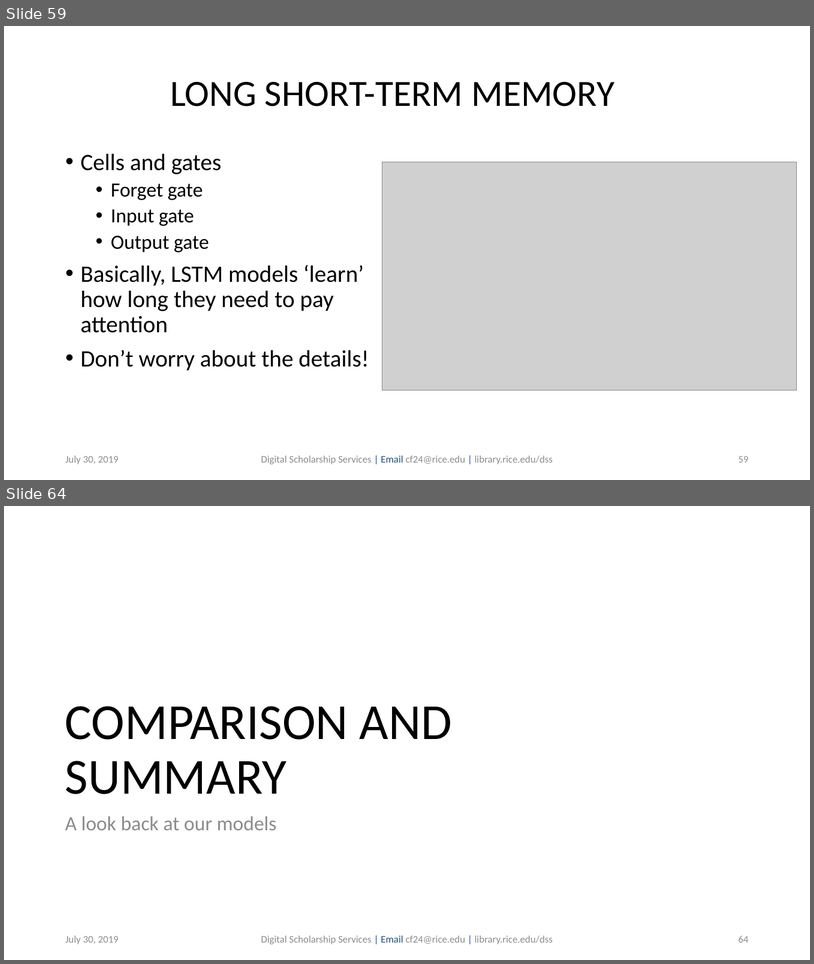
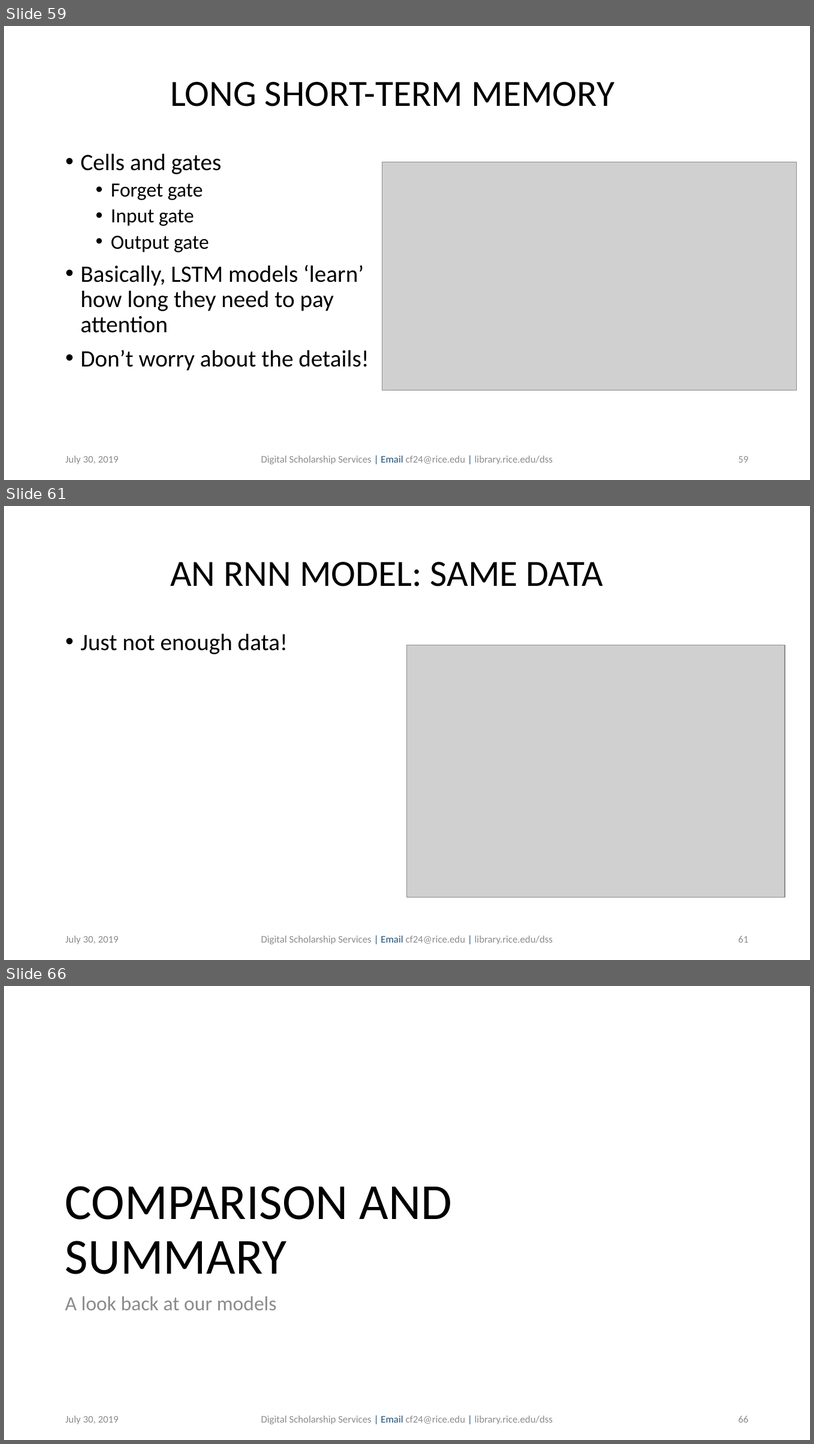
Before and after one commit to bakitybacon/rice-data-and-donuts, a slide deck: tsa/Introduction to Time Series Analysis.pptx. Shown one above the other, each under a label of ours: slides 59 and 64 before the commit, slides 59, 61 and 66 after it; the slides between them are not shown. The pictures are 814x964 and 814x1444 pixels, drawn with LibreOffice and Linux fonts; fonts in the diff are those of the drawing; grey boxes stand for pictures; background and template pictures are left out. Boxes give left, top, right and bottom in pixels: in the first picture for what was removed or moved away, otherwise in the second. Text is boxed around its words. In the diff, an @@ line names an element or a change of style, - is before the commit and + after.

Commit message:
model comparisons and stuff

```diff
--- a/tsa/Introduction to Time Series Analysis.pptx
+++ b/tsa/Introduction to Time Series Analysis.pptx
@@ slide 61 added at (x1=4, y1=506, x2=810, y2=960), background #FFFFFF @@
@@ title added at (x1=170, y1=562, x2=604, y2=586), 44 pt, text #000000 @@
+AN RNN MODEL: SAME DATA
@@ text added at (x1=81, y1=633, x2=288, y2=654), 28 pt, text #000000 @@
+• Just not enough data!
@@ picture added at (x1=408, y1=645, x2=786, y2=897) @@
@@ text added at (x1=65, y1=935, x2=119, y2=944), 12 pt, text #8C8C8C @@
+July 30, 2019
@@ text added at (x1=261, y1=935, x2=553, y2=944), 12 pt, text #8C8C8C @@
+Digital Scholarship Services | Email cf24@rice.edu | library.rice.edu/dss
@@ page number added at (x1=738, y1=936, x2=749, y2=942), 12 pt, text #8C8C8C @@
+61
@@ what was slide 64 is now slide 66 @@
@@ page number at (x1=738, y1=1416, x2=749, y2=1422): text changed @@
-64
+66
```
Also in this commit, not shown: 8 slides changed, 8 other slides added.
